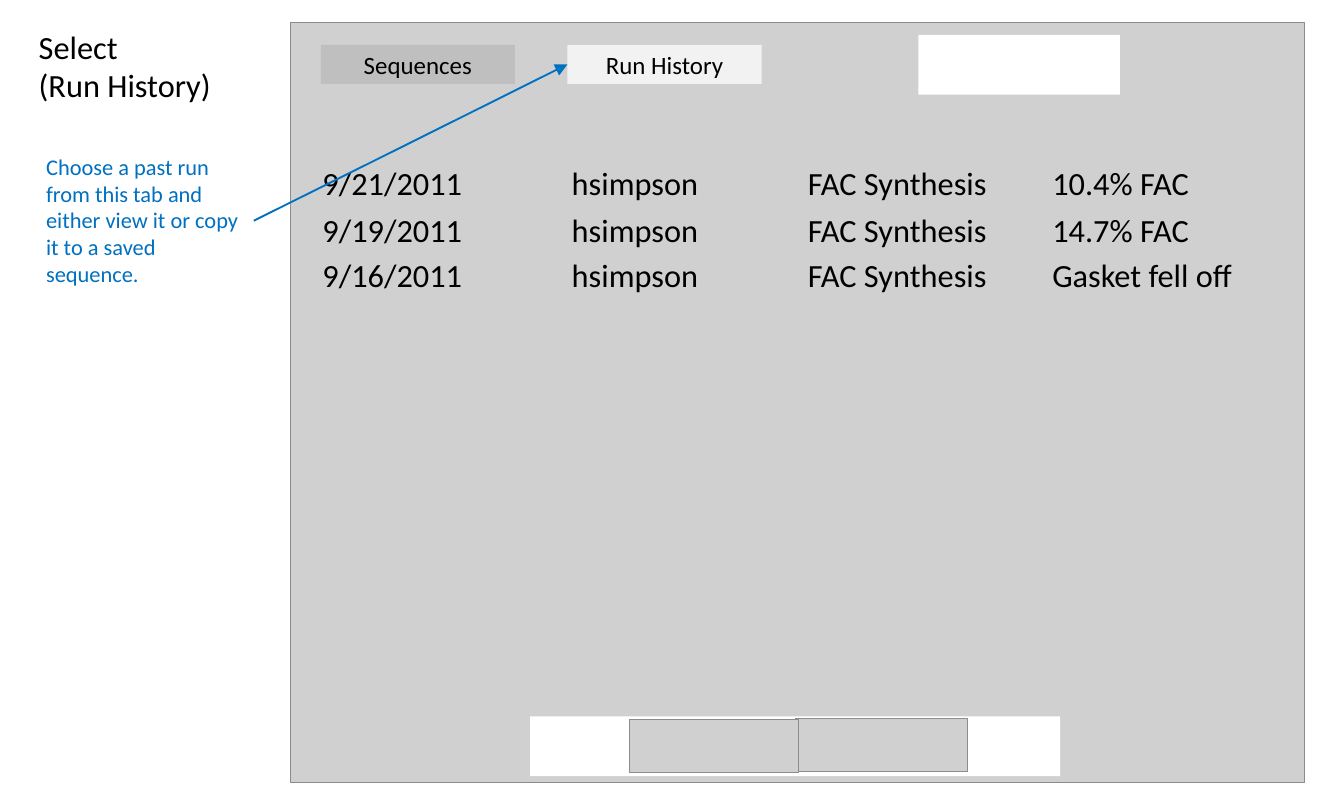
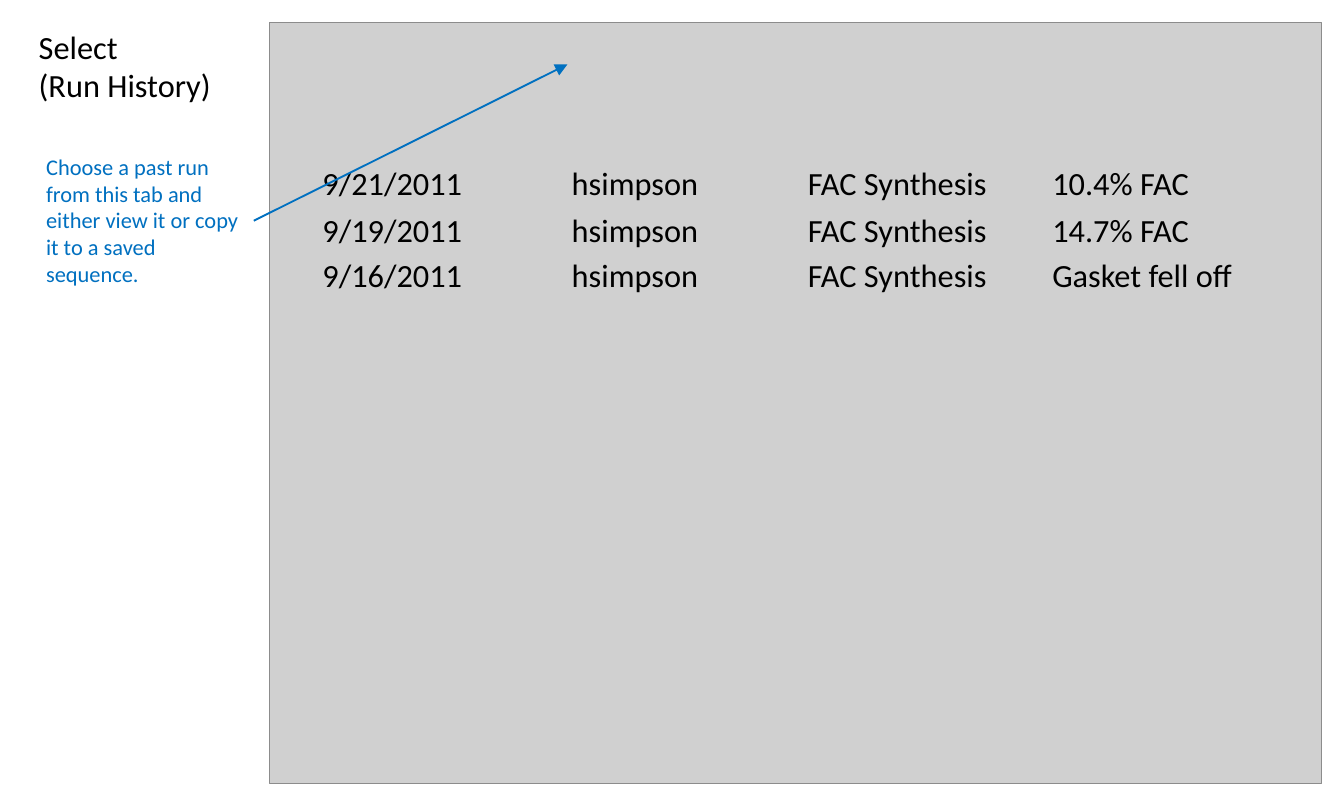
Before and after one commit to michaelvandam/elixys, a slide deck: slide 5 of doc/ElixysUserInterfaceWireframes3.pptx (slide 6 before the commit). Drawn at 1344x806 pixels with LibreOffice and Linux fonts; fonts in the diff are those of the drawing; grey boxes stand for pictures. Boxes give left, top, right and bottom in pixels: in the first picture for what was removed or moved away, otherwise in the second. Text is boxed around its words. In the diff, an @@ line names an element or a change of style, - is before the commit and + after.

```diff
--- a/doc/ElixysUserInterfaceWireframes3.pptx
+++ b/doc/ElixysUserInterfaceWireframes3.pptx
@@ picture: place and size @@
-picture at <box>291,22,1305,782</box>
+picture at <box>270,22,1322,784</box>
@@ group removed at <box>321,35,1120,777</box>: 4 rectangles, 2 pictures @@
-Sequences
-Run History
```
Also in this commit, not shown: 15 other slides changed, 6 slides added, 8 slides removed.
